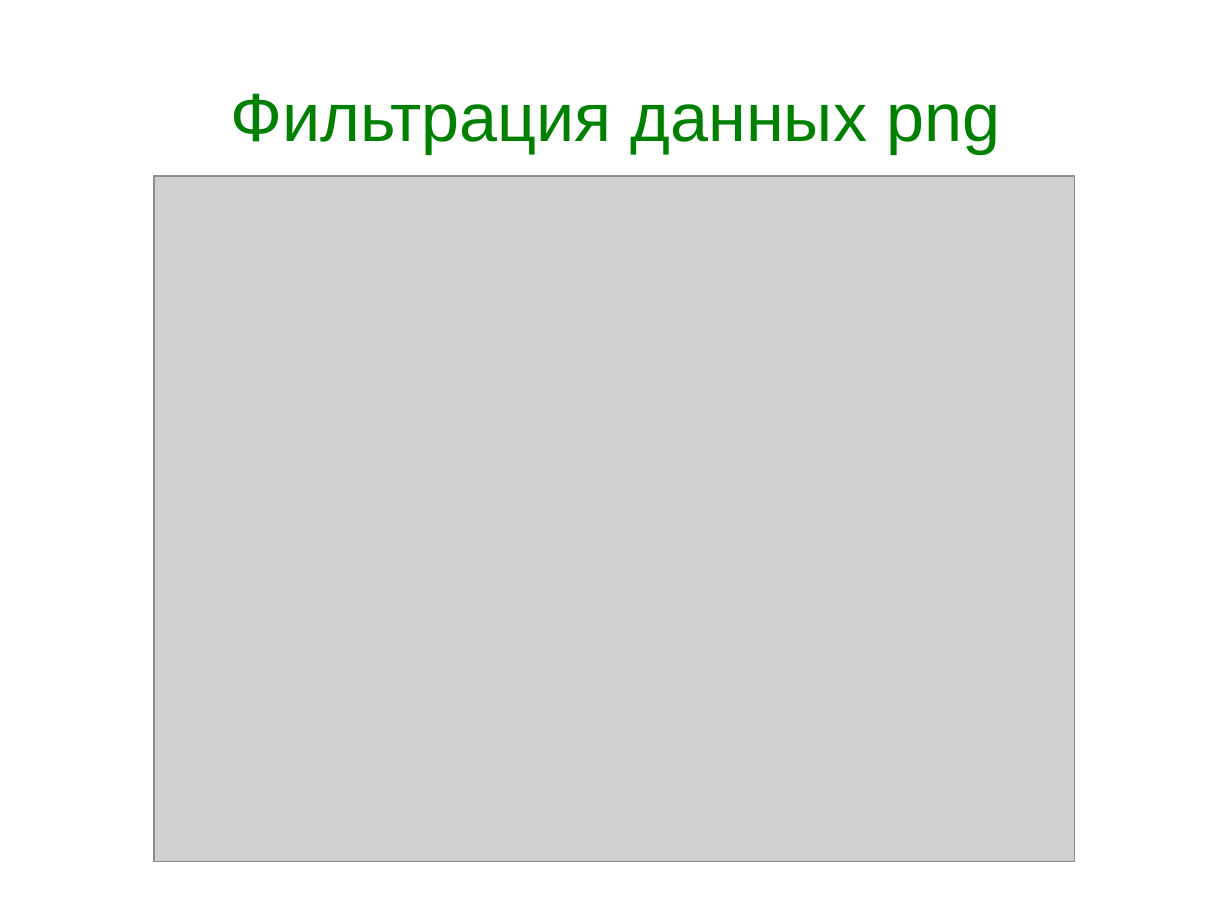
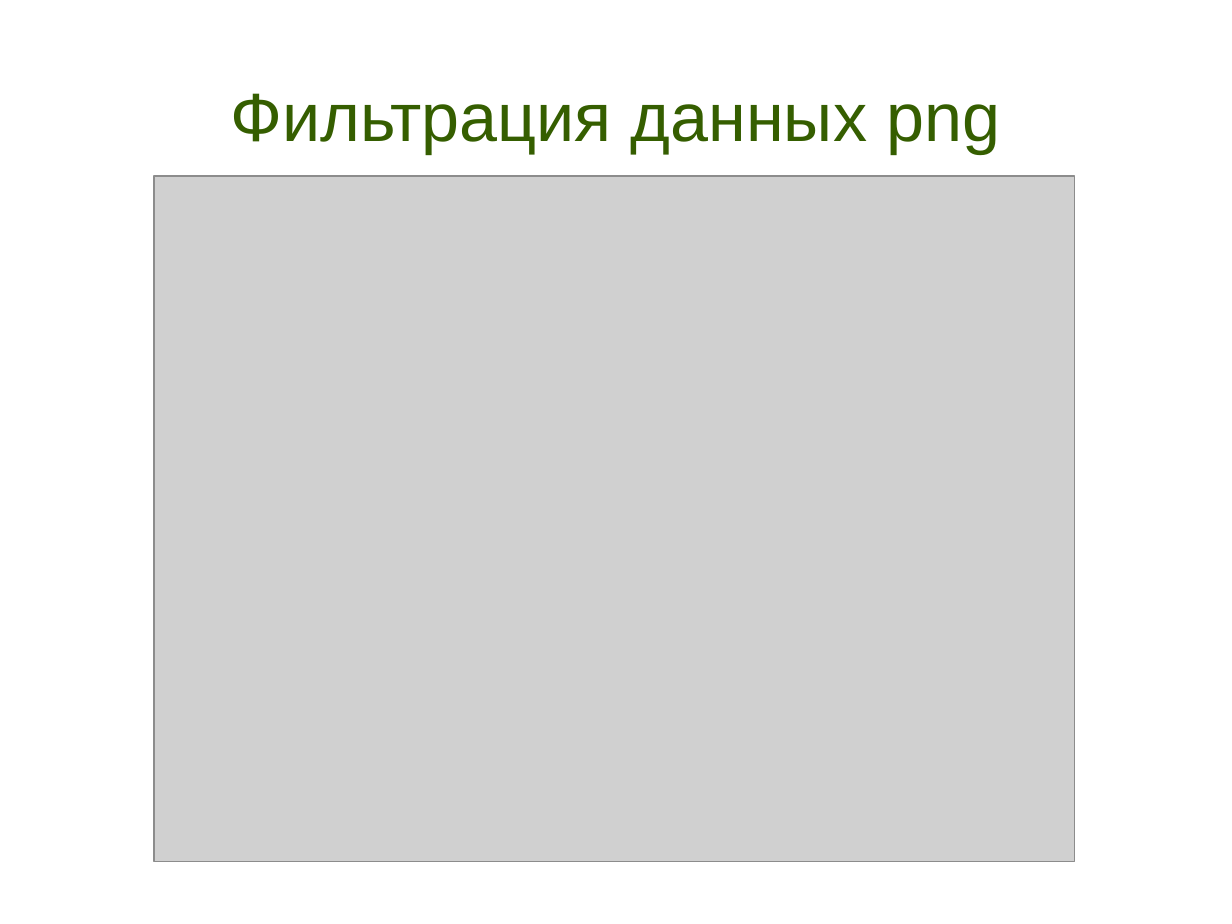
Before and after one commit to tipe/searchbycolor, a slide deck: slide 6 of Presentation.odp. Drawn at 1232x924 pixels with LibreOffice and Linux fonts; fonts in the diff are those of the drawing; grey boxes stand for pictures. Boxes give left, top, right and bottom in pixels: in the first picture for what was removed or moved away, otherwise in the second. Text is boxed around its words. In the diff, an @@ line names an element or a change of style, - is before the commit and + after.

Commit message:
some changed in presentation

```diff
--- a/Presentation.odp
+++ b/Presentation.odp
@@ title "Фильтрация данных png" at [231,93,1000,153]: text colour #008000 to #355E00 @@
```
Also in this commit, not shown: 10 other slides changed.
